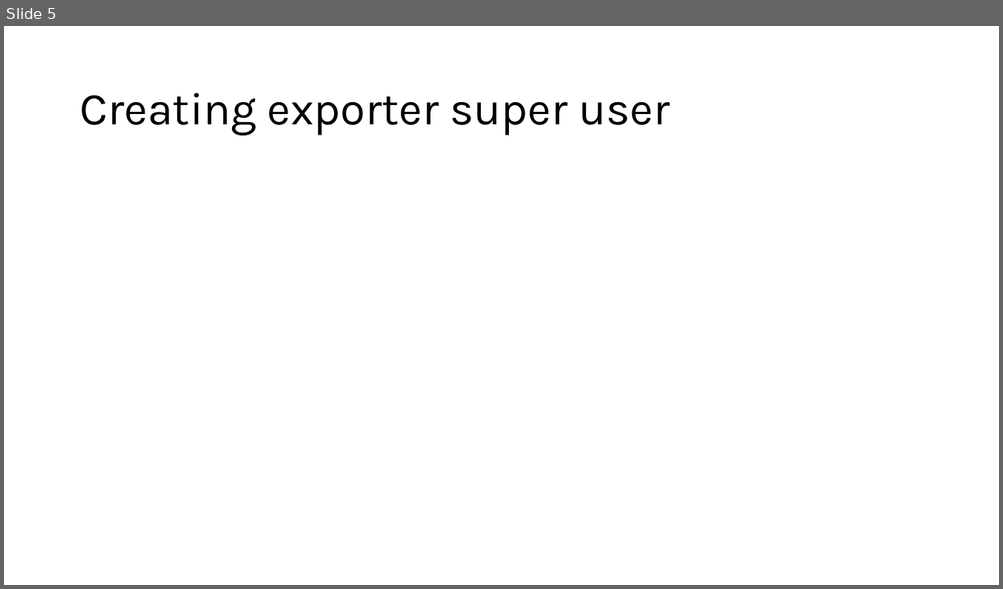
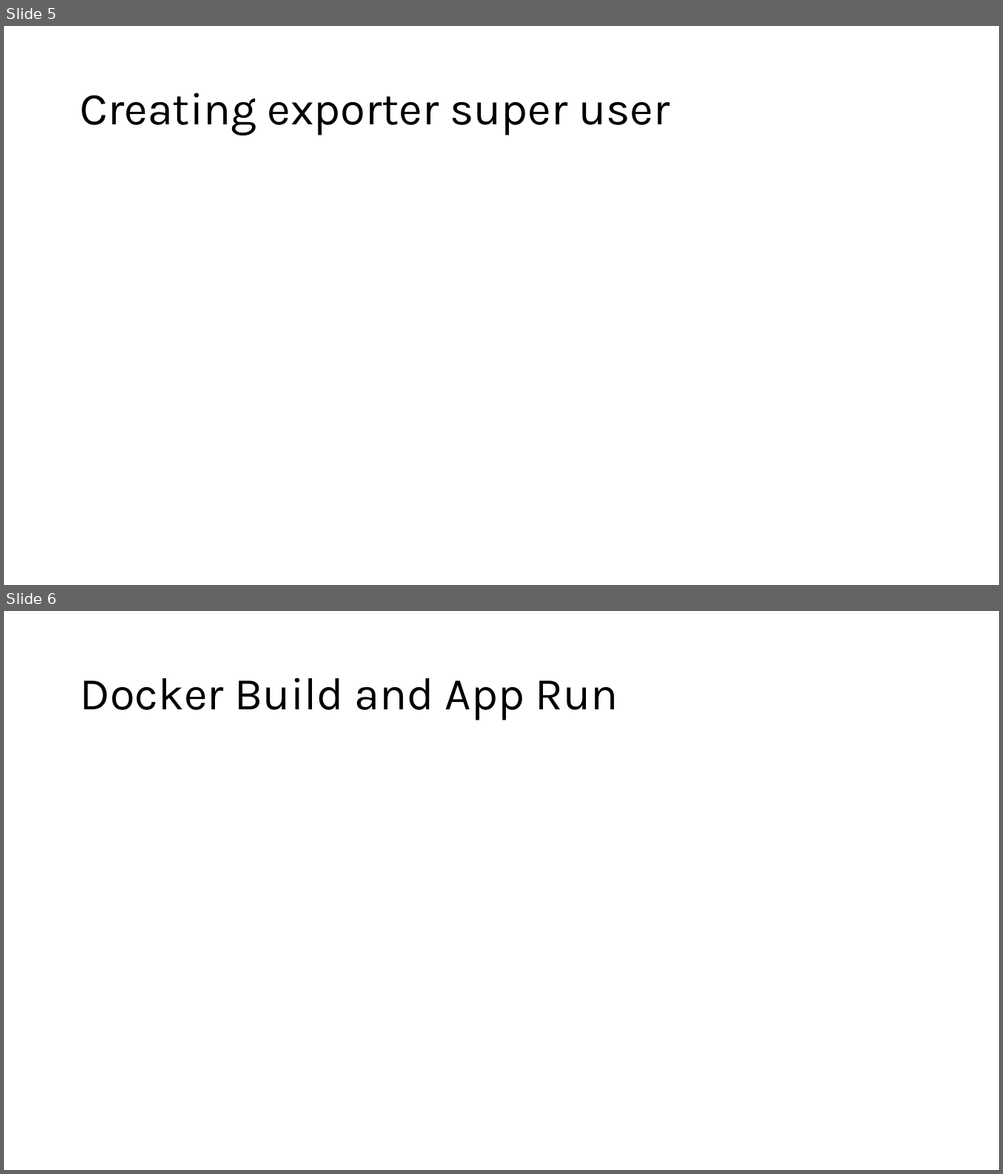
Before and after one commit to rockybhanu/prom-grafana, a slide deck: presentation/prom-grafana.pptx. Shown one above the other, each under a label of ours: slide 5 before the commit, slides 5 and 6 after it. The pictures are 1003x589 and 1003x1174 pixels, drawn with LibreOffice and Linux fonts; fonts in the diff are those of the drawing. Boxes give left, top, right and bottom in pixels: in the first picture for what was removed or moved away, otherwise in the second. Text is boxed around its words. In the diff, an @@ line names an element or a change of style, - is before the commit and + after.

```diff
--- a/presentation/prom-grafana.pptx
+++ b/presentation/prom-grafana.pptx
@@ slide 6 added at (4,611,999,1170), background #FFFFFF @@
@@ title added at (79,678,618,721), 44 pt, text #000000 @@
+Docker Build and App Run
```
Also in this commit, not shown: 1 other slide added, 2 other files.
